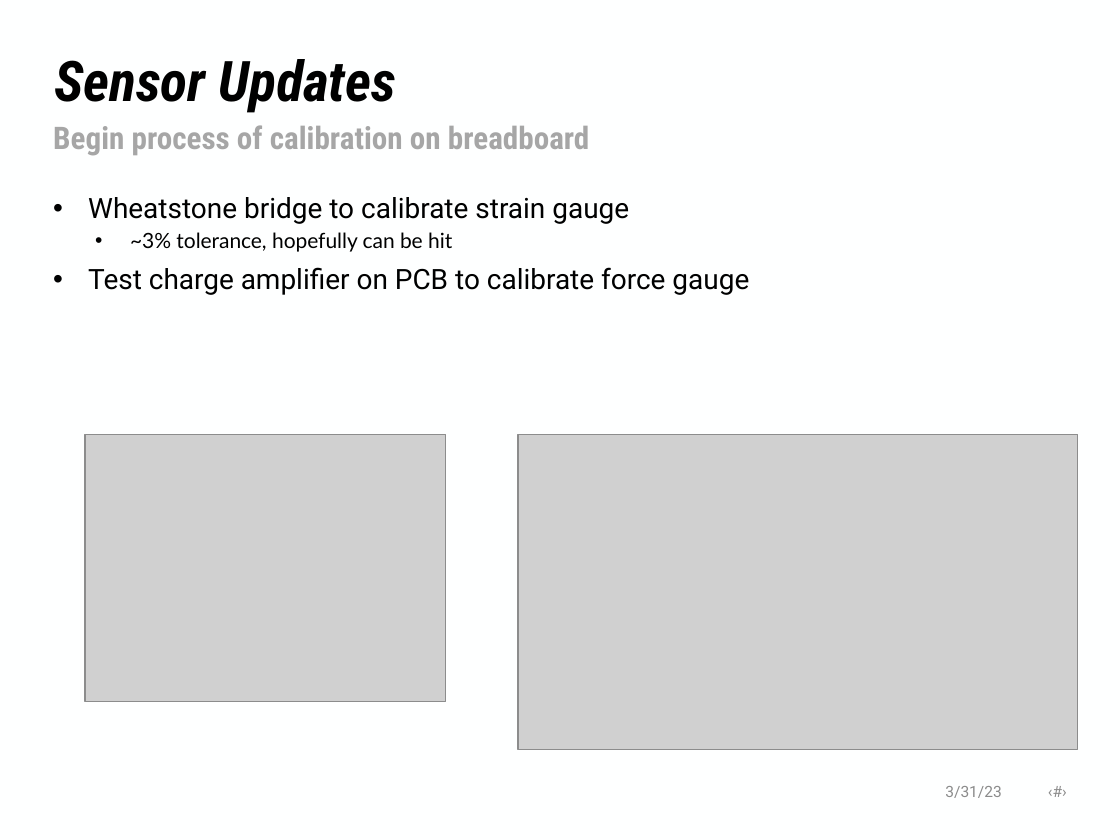
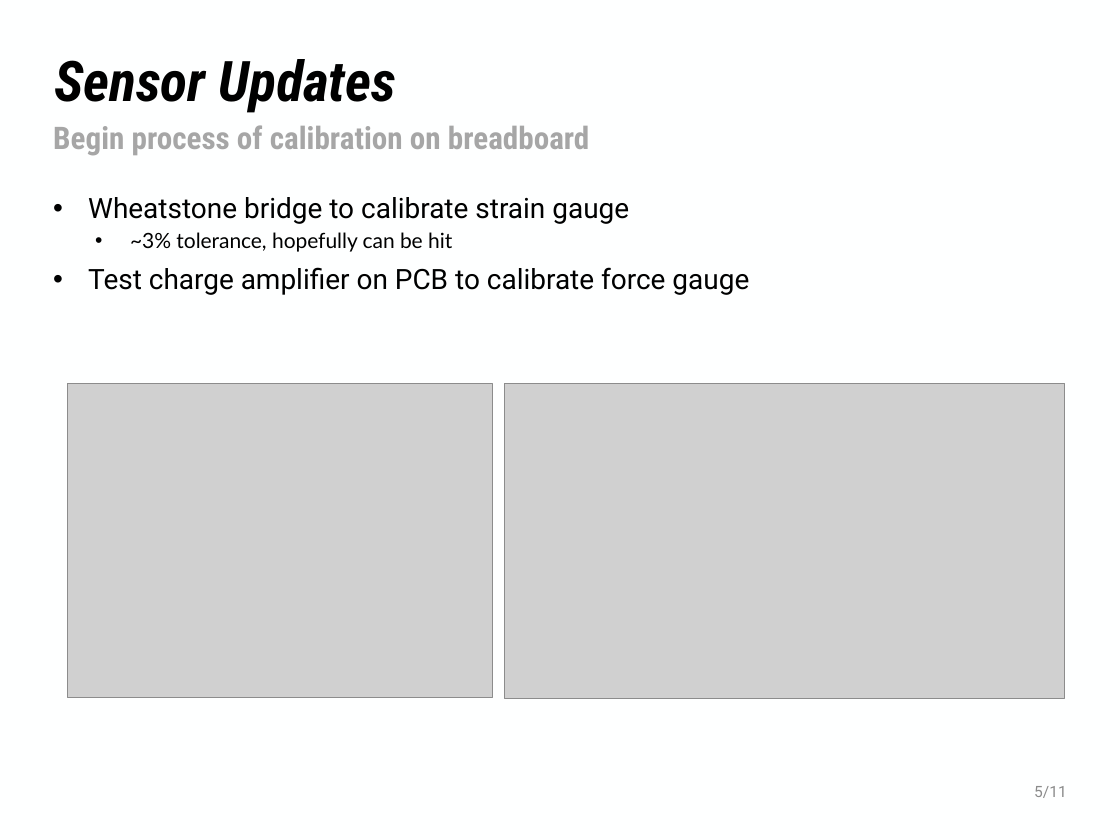
Before and after one commit to NHuang58/Biomedical_Device_PCB, a slide deck: slide 5 of Documentation/Slides/Week_29.pptx. Drawn at 1120x840 pixels with LibreOffice and Linux fonts; fonts in the diff are those of the drawing; grey boxes stand for pictures; background and template pictures are left out. Boxes give left, top, right and bottom in pixels: in the first picture for what was removed or moved away, otherwise in the second. Text is boxed around its words. In the diff, an @@ line names an element or a change of style, - is before the commit and + after.

```diff
--- a/Documentation/Slides/Week_29.pptx
+++ b/Documentation/Slides/Week_29.pptx
@@ picture: place and size @@
-picture at bbox=[85, 435, 446, 702]
+picture at bbox=[68, 383, 493, 698]
@@ picture: place and size @@
-picture at bbox=[517, 435, 1077, 749]
+picture at bbox=[505, 383, 1065, 698]
@@ text at bbox=[1034, 786, 1067, 798]: text changed @@
-3/31/23 ‹#›
+5/11
```
Also in this commit, not shown: 8 other slides changed, 2 slides added, 6 other files.
